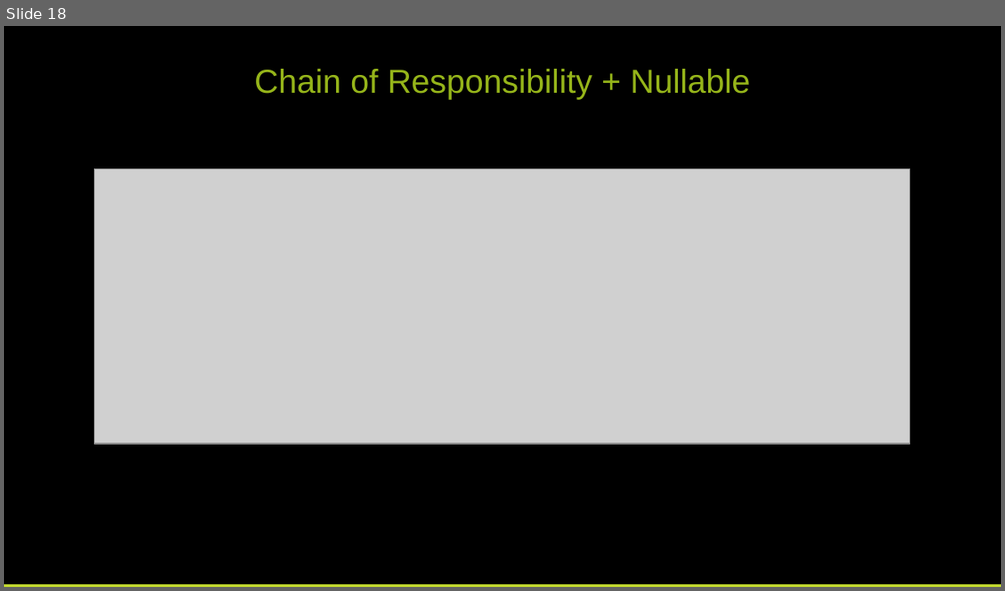
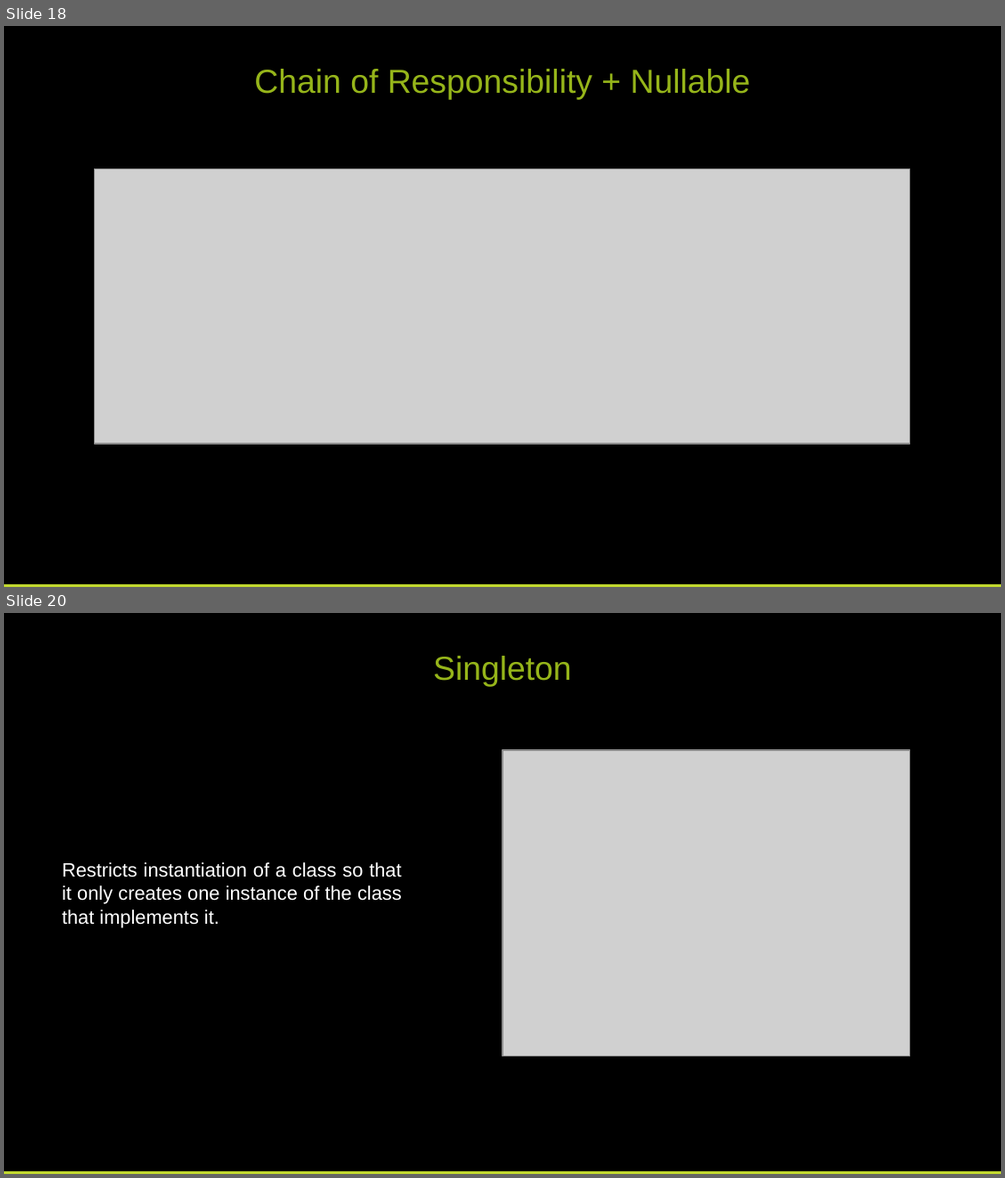
Before and after one commit to pcastellanos/TeamTraining, a slide deck: Design Patterns/Design Patterns.pptx. Shown one above the other, each under a label of ours: slide 18 before the commit, slides 18 and 20 after it; the slides between them are not shown. The pictures are 1005x591 and 1005x1178 pixels, drawn with LibreOffice and Linux fonts; fonts in the diff are those of the drawing; grey boxes stand for pictures. Boxes give left, top, right and bottom in pixels: in the first picture for what was removed or moved away, otherwise in the second. Text is boxed around its words. In the diff, an @@ line names an element or a change of style, - is before the commit and + after.

Commit message:
Add singleton slide

```diff
--- a/Design Patterns/Design Patterns.pptx
+++ b/Design Patterns/Design Patterns.pptx
@@ slide 20 added at [4,613,1001,1174], background #000000 @@
@@ text added at [433,656,572,686], 24 pt, text #96B51A @@
+Singleton
@@ picture added at [502,749,910,1055] @@
@@ text added at [62,862,402,927], 14 pt, text #FFFFFF @@
+Restricts instantiation of a class so that it only creates one instance of the class that implements it.
@@ rectangle added at [4,1171,1001,1174], fill #C1D82F @@
```
Also in this commit, not shown: 2 slides changed, 3 other slides added.
